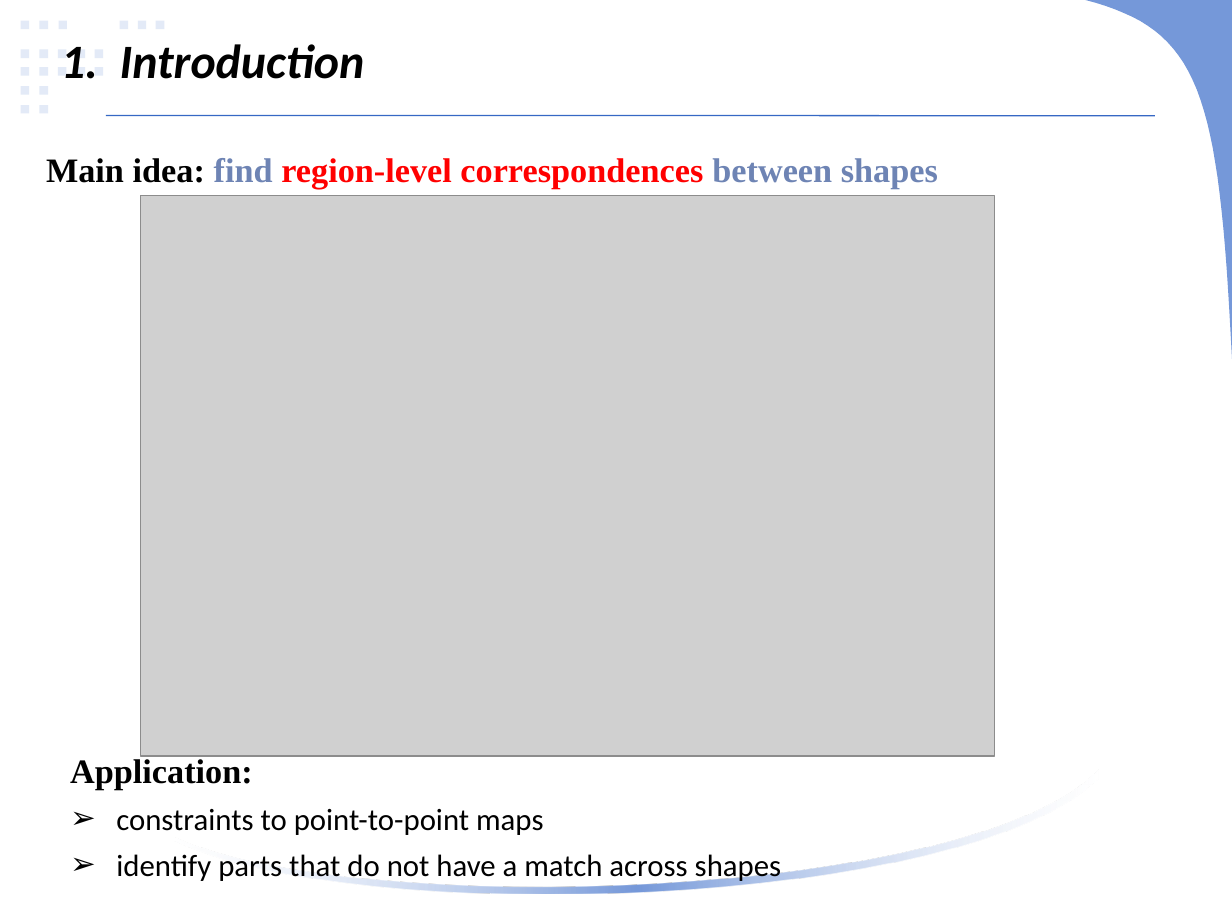
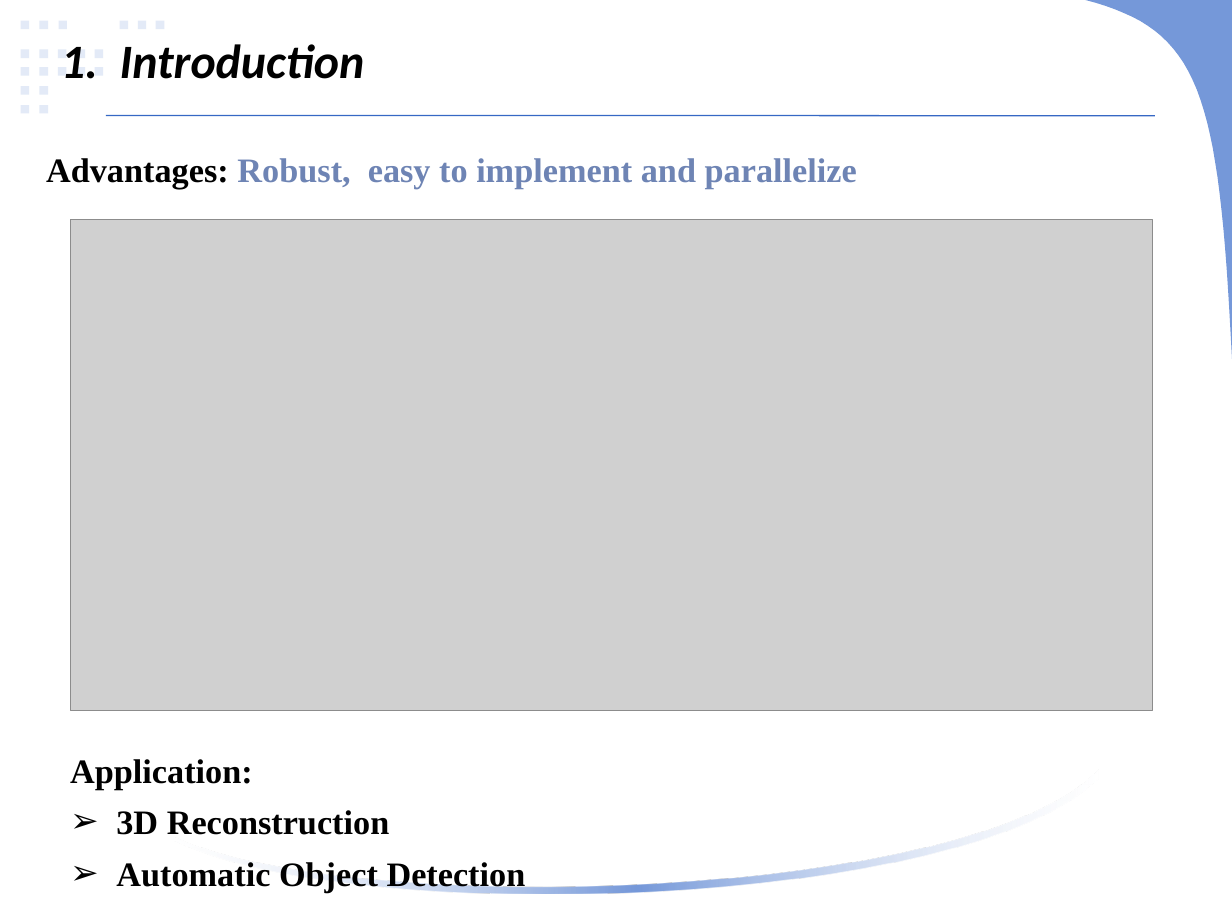
Before and after one commit to linlinge/mondy-speech, a slide deck: slide 2 of 1st March 25, 2019.pptx. Drawn at 1232x924 pixels with LibreOffice and Linux fonts; fonts in the diff are those of the drawing; grey boxes stand for pictures. Boxes give left, top, right and bottom in pixels: in the first picture for what was removed or moved away, otherwise in the second. Text is boxed around its words. In the diff, an @@ line names an element or a change of style, - is before the commit and + after.

```diff
--- a/1st March 25, 2019.pptx
+++ b/1st March 25, 2019.pptx
@@ text at [46, 158, 857, 189]: text changed; text colour #FF0000 to #6E84B4 @@
-Main idea: find region-level correspondences between shapes
+Advantages: Robust, easy to implement and parallelize
@@ picture: place and size @@
-picture at [140, 196, 994, 756]
+picture at [70, 219, 1152, 711]
@@ text at [116, 810, 526, 893]: text changed; size 18 to 20 pt; font Calibri to Times New Roman; bold on @@
-➢ constraints to point-to-point maps
-➢ identify parts that do not have a match across shapes
+➢ 3D Reconstruction
+➢ Automatic Object Detection
```
Also in this commit, not shown: 2 other slides changed, 1 other file.
